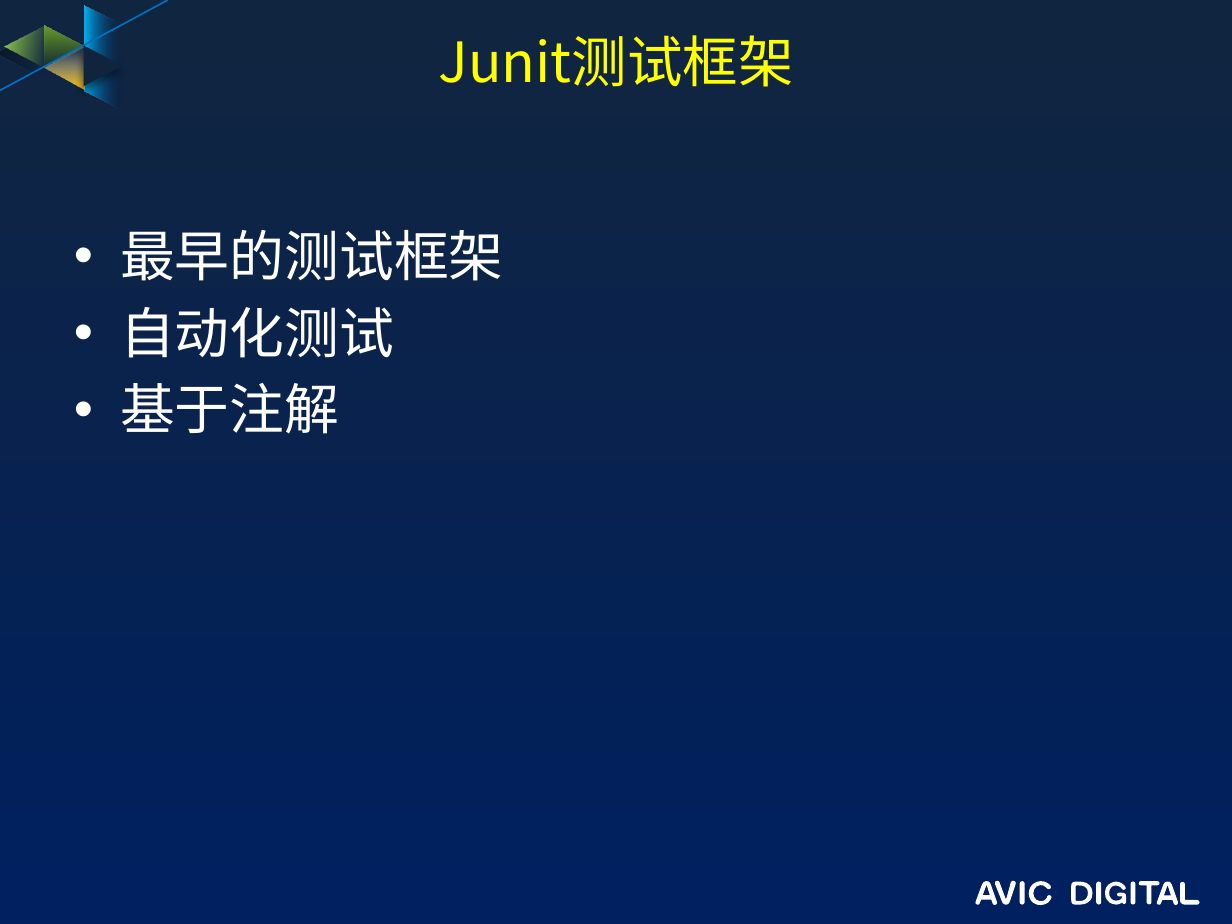
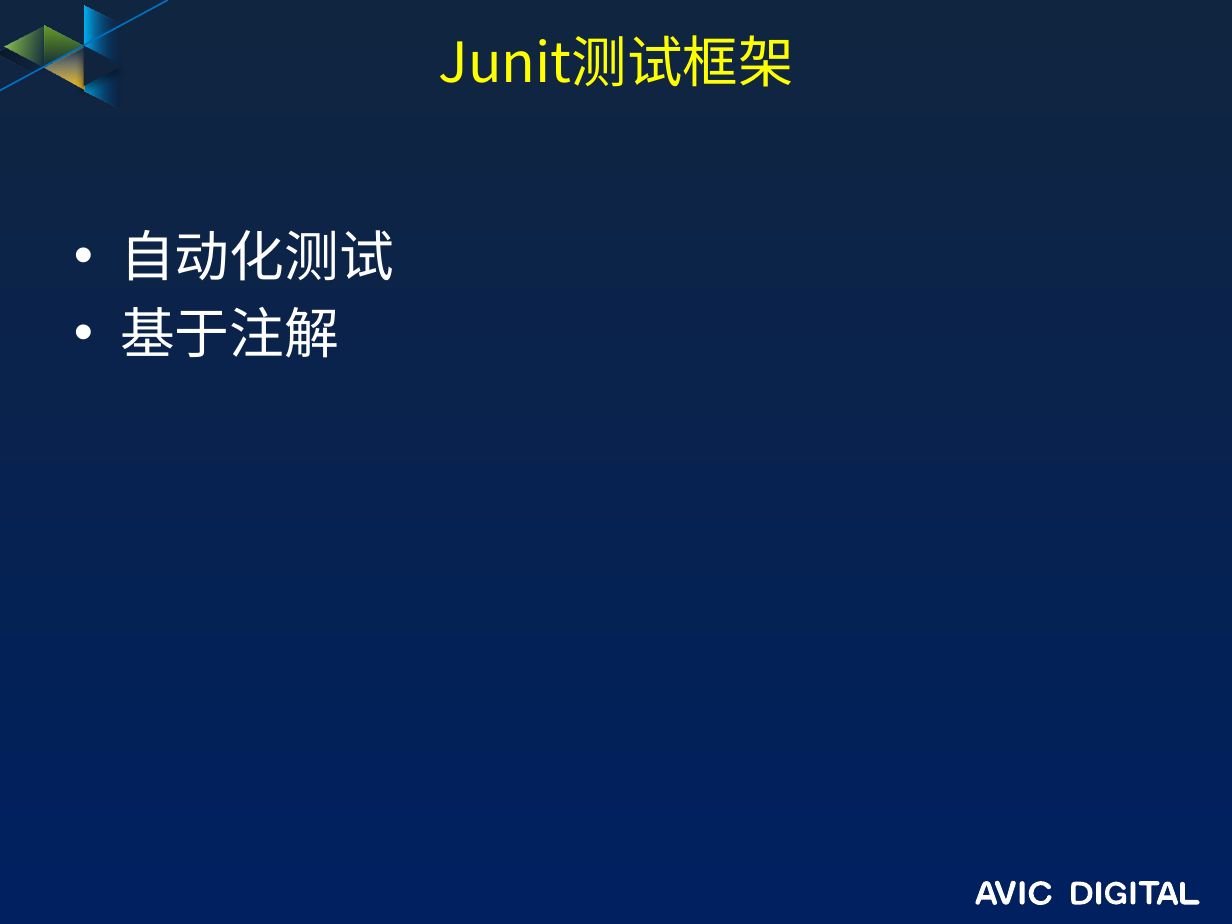
Before and after one commit to guofengzh/java-way, a slide deck: slide 2 of maven/docs/JUnit培训.pptx. Drawn at 1232x924 pixels with LibreOffice and Linux fonts; fonts in the diff are those of the drawing; background and template pictures are left out. Boxes give left, top, right and bottom in pixels: in the first picture for what was removed or moved away, otherwise in the second. Text is boxed around its words. In the diff, an @@ line names an element or a change of style, - is before the commit and + after.

```diff
--- a/maven/docs/JUnit培训.pptx
+++ b/maven/docs/JUnit培训.pptx
@@ text at [120, 230, 503, 281]: paragraph removed @@
-• 最早的测试框架
```
Also in this commit, not shown: 2 other slides changed, 10 slides added, 8 other files.
